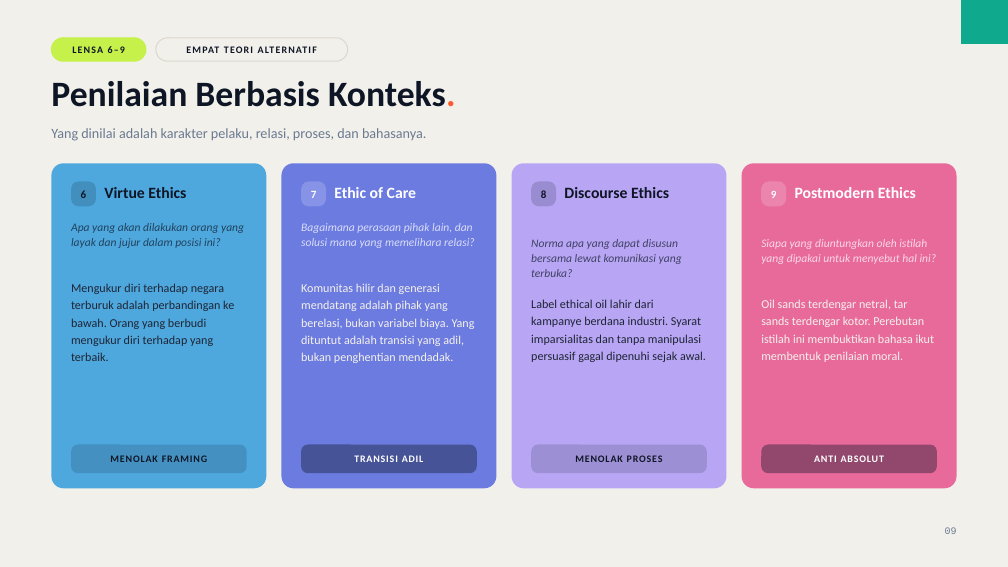
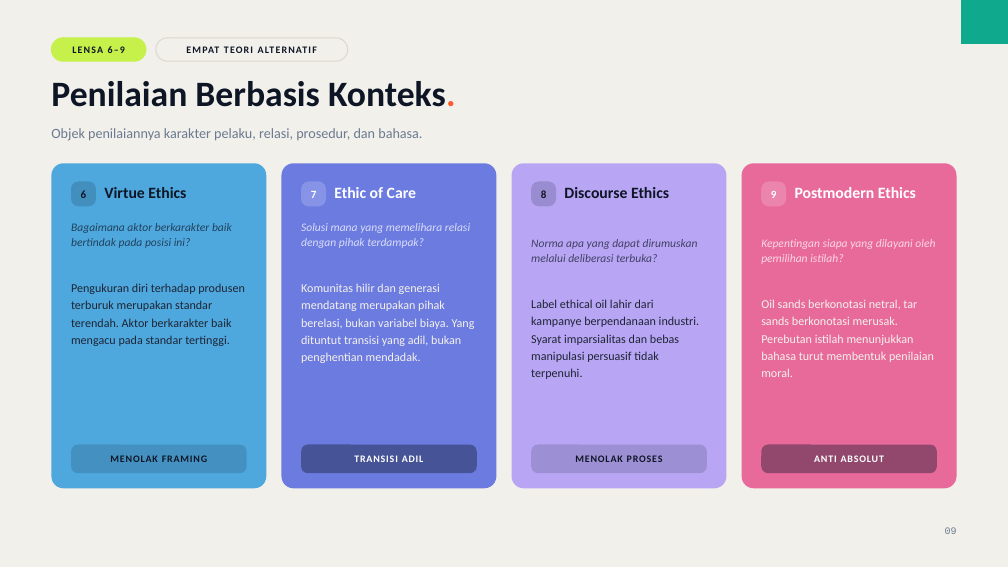
Before and after one commit to aslihabnuri/Dom-Manipulation, a slide deck: slide 9 of business-ethics/chapter-3/decks/Deck-2-Analisis-Kasus-Oil-Sands.pptx. Drawn at 1008x567 pixels with LibreOffice and Linux fonts; fonts in the diff are those of the drawing. Boxes give left, top, right and bottom in pixels: in the first picture for what was removed or moved away, otherwise in the second. Text is boxed around its words. In the diff, an @@ line names an element or a change of style, - is before the commit and + after.

```diff
--- a/business-ethics/chapter-3/decks/Deck-2-Analisis-Kasus-Oil-Sands.pptx
+++ b/business-ethics/chapter-3/decks/Deck-2-Analisis-Kasus-Oil-Sands.pptx
@@ text at box(51, 128, 422, 141): text changed @@
-Yang dinilai adalah karakter pelaku, relasi, proses, dan bahasanya.
+Objek penilaiannya karakter pelaku, relasi, prosedur, dan bahasa.
@@ text at box(71, 223, 232, 248): text changed @@
-Apa yang akan dilakukan orang yang layak dan jujur dalam posisi ini?
+Bagaimana aktor berkarakter baik bertindak pada posisi ini?
@@ text at box(301, 223, 470, 248): text changed @@
-Bagaimana perasaan pihak lain, dan solusi mana yang memelihara relasi?
+Solusi mana yang memelihara relasi dengan pihak terdampak?
@@ text at box(531, 239, 698, 262): text changed @@
-Norma apa yang dapat disusun bersama lewat komunikasi yang terbuka?
+Norma apa yang dapat dirumuskan melalui deliberasi terbuka?
@@ text at box(761, 239, 935, 264): text changed @@
-Siapa yang diuntungkan oleh istilah yang dipakai untuk menyebut hal ini?
+Kepentingan siapa yang dilayani oleh pemilihan istilah?
@@ text at box(71, 283, 245, 346): text changed @@
-Mengukur diri terhadap negara terburuk adalah perbandingan ke bawah. Orang yang berbudi mengukur diri terhadap yang terbaik.
+Pengukuran diri terhadap produsen terburuk merupakan standar terendah. Aktor berkarakter baik mengacu pada standar tertinggi.
@@ text at box(301, 284, 475, 363): text changed @@
-Komunitas hilir dan generasi mendatang adalah pihak yang berelasi, bukan variabel biaya. Yang dituntut adalah transisi yang adil, bukan penghentian mendadak.
+Komunitas hilir dan generasi mendatang merupakan pihak berelasi, bukan variabel biaya. Yang dituntut transisi yang adil, bukan penghentian mendadak.
@@ text at box(531, 299, 699, 379): text changed @@
-Label ethical oil lahir dari kampanye berdana industri. Syarat imparsialitas dan tanpa manipulasi persuasif gagal dipenuhi sejak awal.
+Label ethical oil lahir dari kampanye berpendanaan industri. Syarat imparsialitas dan bebas manipulasi persuasif tidak terpenuhi.
@@ text at box(761, 299, 934, 377): text changed @@
-Oil sands terdengar netral, tar sands terdengar kotor. Perebutan istilah ini membuktikan bahasa ikut membentuk penilaian moral.
+Oil sands berkonotasi netral, tar sands berkonotasi merusak. Perebutan istilah menunjukkan bahasa turut membentuk penilaian moral.
```
Also in this commit, not shown: 13 other slides changed, 5 other files.
